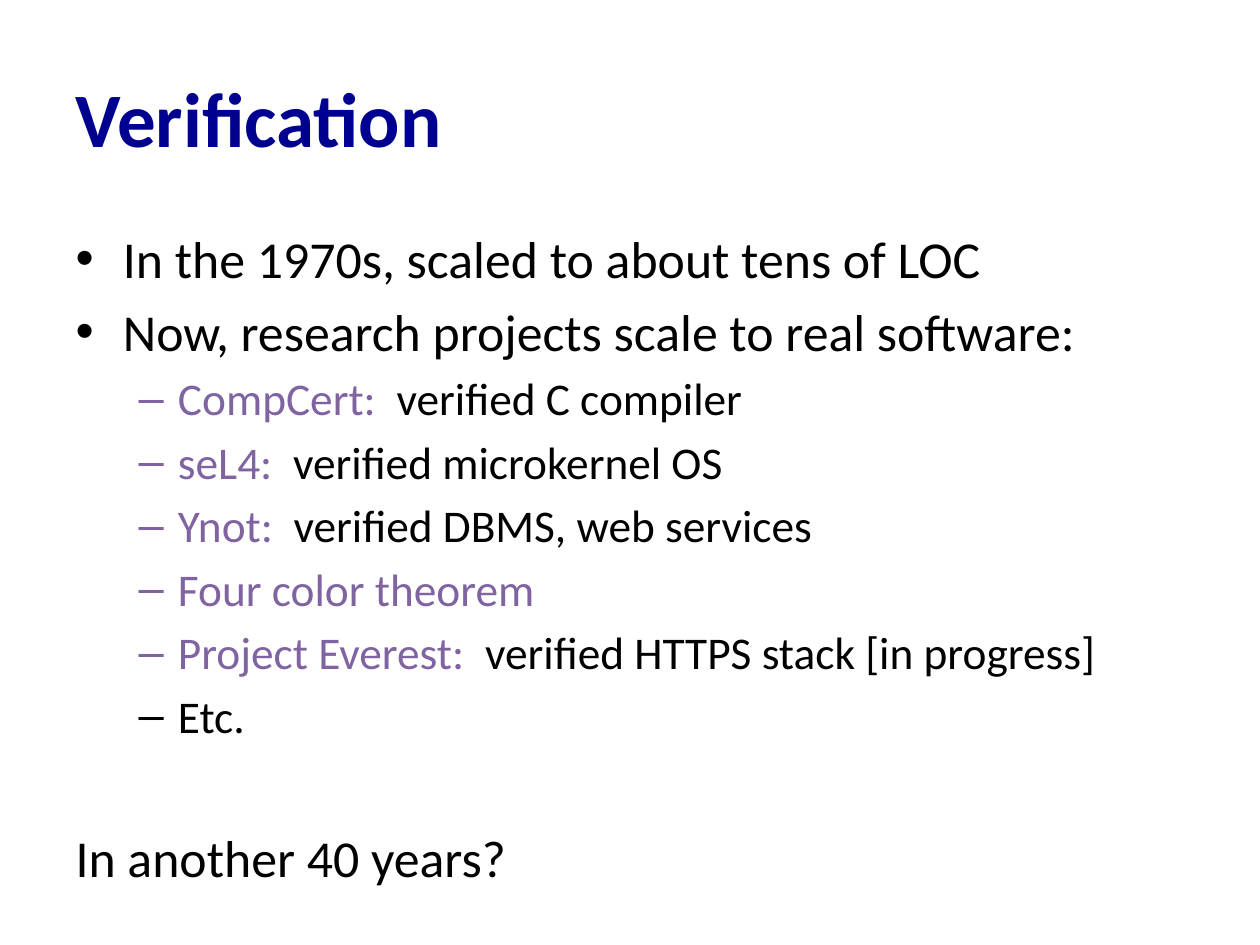
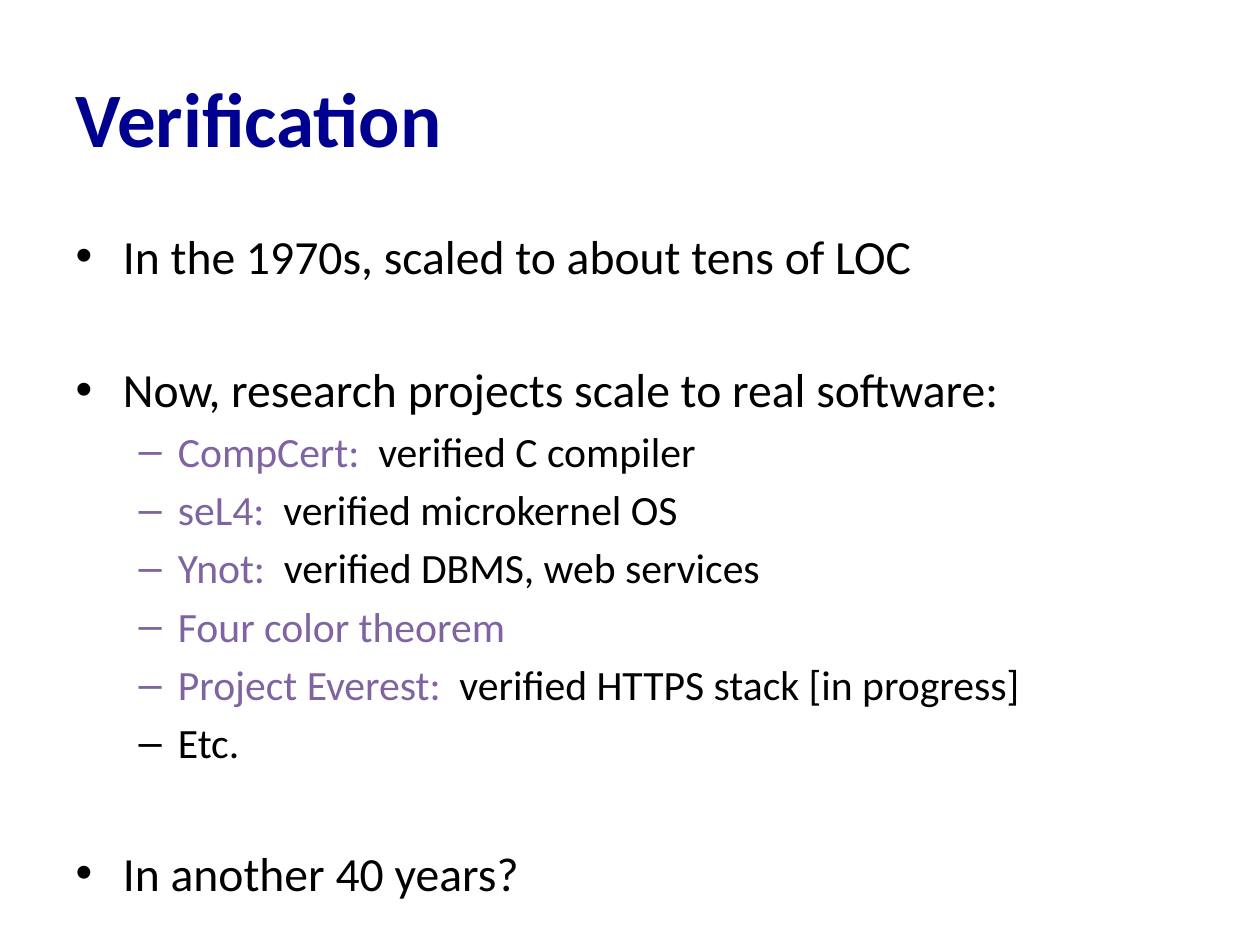
Before and after one commit to cs3110/materials-2019fa, a slide deck: slide 6 of 20-proofs/lec.pptx. Drawn at 1260x945 pixels with LibreOffice and Linux fonts; fonts in the diff are those of the drawing. Boxes give left, top, right and bottom in pixels: in the first picture for what was removed or moved away, otherwise in the second. Text is boxed around its words. In the diff, an @@ line names an element or a change of style, - is before the commit and + after.

```diff
--- a/20-proofs/lec.pptx
+++ b/20-proofs/lec.pptx
@@ text "In the 1970s, scaled to ..." at [123,241,1019,759]: size 29.6 to 27.2 pt in "In the 1970s, scaled to about tens ...", "Now, research projects scale to real software:", "In another 40 years?"; size 25.9 to 23.8 pt in "CompCert: verified C compiler", "seL4: verified microkernel OS", "Ynot: verified DBMS, web services", "Four color theorem" and 2 more places; bullet none to • @@
```
Also in this commit, not shown: 9 other slides changed, 4 slides added, 1 other file.
